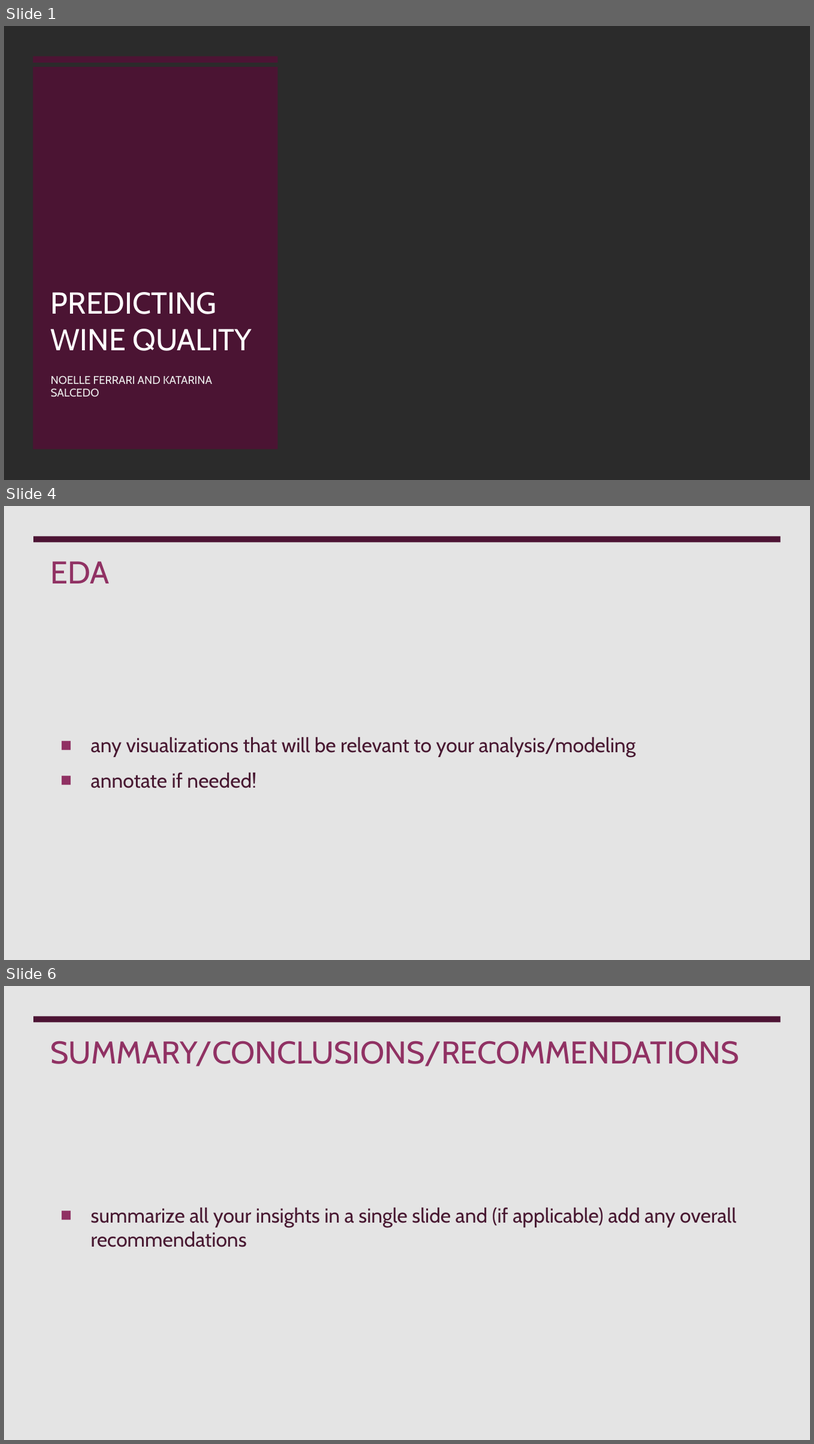
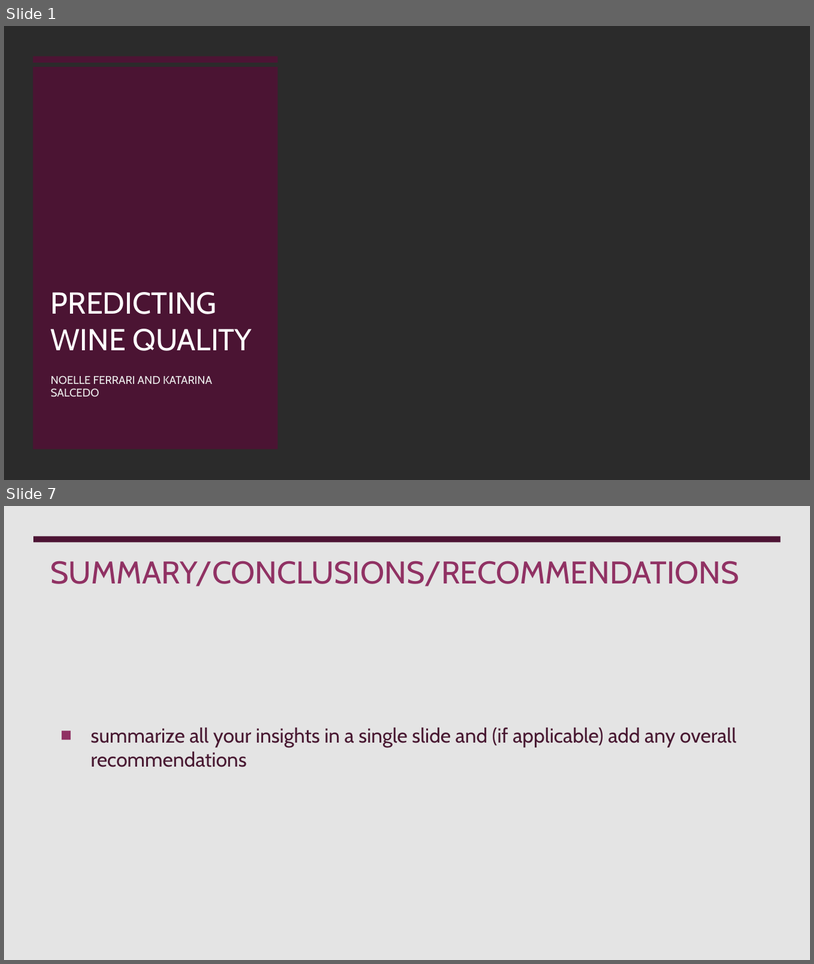
Before and after one commit to klsalcedo/red_wine_analysis, a slide deck: presentation.pptx. Shown one above the other, each under a label of ours: slides 1, 4 and 6 before the commit, slides 1 and 7 after it; the slides between them are not shown. The pictures are 814x1444 and 814x964 pixels, drawn with LibreOffice and Linux fonts; fonts in the diff are those of the drawing; background and template pictures are left out; a plain dark background stands for a picture behind light text. Boxes give left, top, right and bottom in pixels: in the first picture for what was removed or moved away, otherwise in the second. Text is boxed around its words. In the diff, an @@ line names an element or a change of style, - is before the commit and + after.

```diff
--- a/presentation.pptx
+++ b/presentation.pptx
@@ slide 4 removed at box(4, 506, 810, 960), background #EBEBEB @@
@@ rectangle removed at box(4, 506, 810, 959) @@
@@ rectangle removed at box(34, 537, 782, 542) @@
@@ title removed at box(51, 561, 110, 583) @@
-EDA
@@ text removed at box(91, 736, 636, 788) @@
-■ any visualizations that will be relevant to your analysis/modeling
-■ annotate if needed!
@@ what was slide 6 is now slide 7 @@
```
Also in this commit, not shown: 4 slides changed, 3 slides added, 1 other slide removed, 2 other files.
